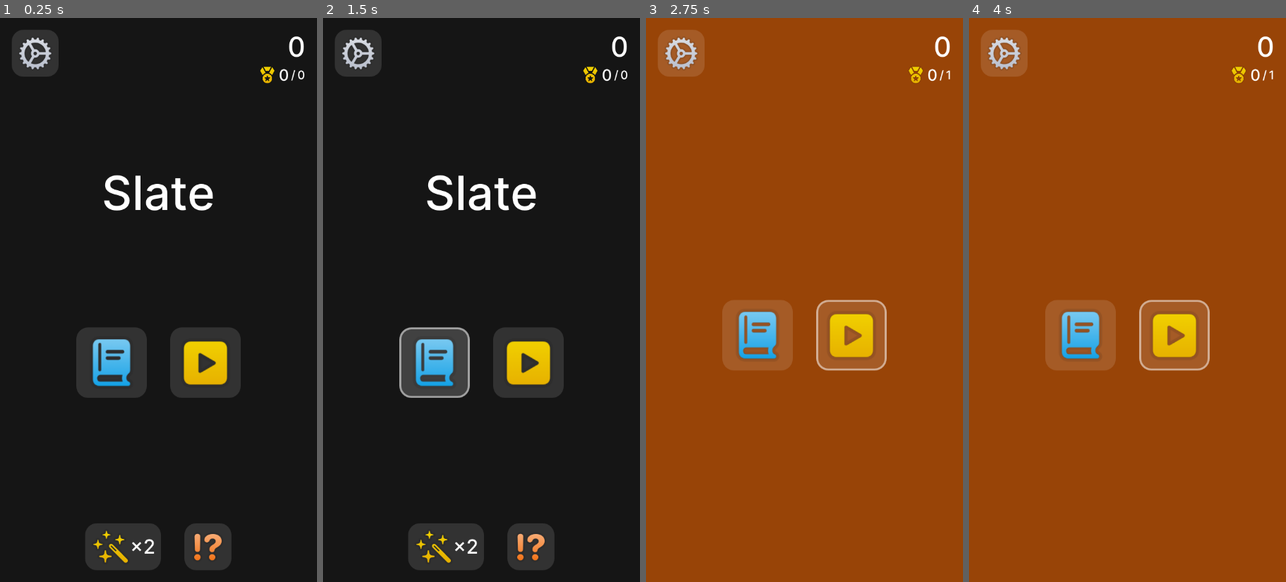
Above: before the commit, frames 1-4 (left to right).
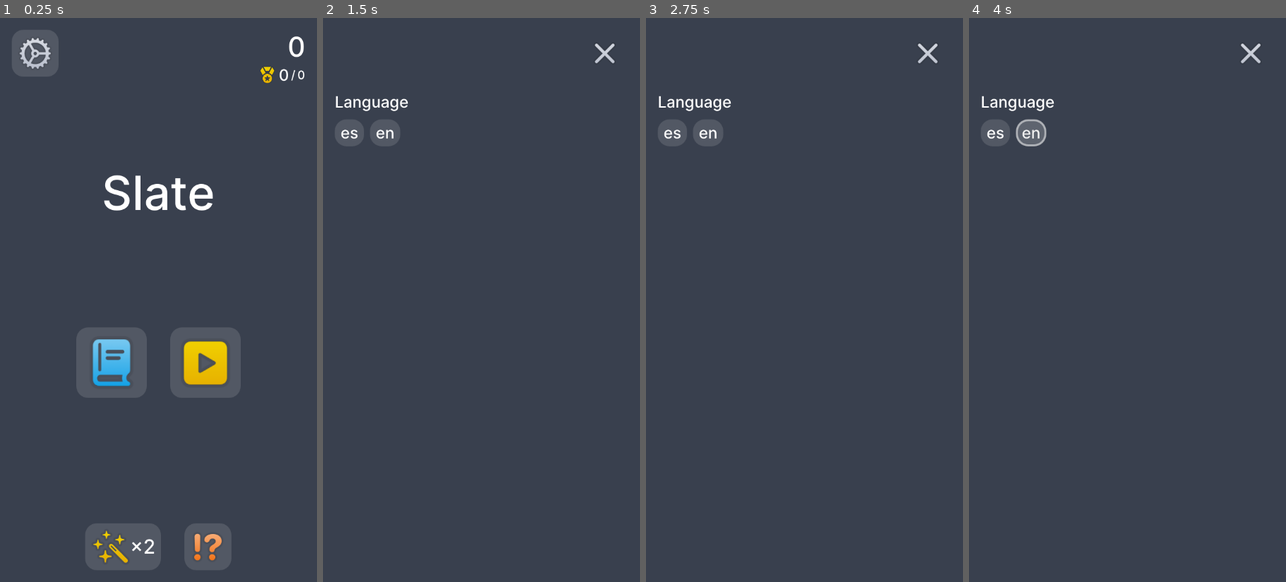
Above: after the commit, the same moments.

Repository: xtiandiaz/lexi
Game: Godot game, scene res://scenes/lexicon.tscn
Same seed, same stepped clock (60 frames per second), same inputs: the game is played once before the commit and once after it.
Inputs (mouse positions are in pixels of both pictures, inside the frame that each line leads up to):
- Up to frame 1 (0.25 s): no input
- Up to frame 2 (1.5 s): click (357, 51) at 0.5 s; click (433, 362) at 1.25 s
- Up to frame 3 (2.75 s): click (855, 548) at 2 s
- Up to frame 4 (4 s): click (994, 130) at 2.75 s, where only the run after the commit has a clickable "es"; click (1032, 130) at 3.5 s, where only the run after the commit has a clickable "en"

The runs differ from the first frame. In frame 1, 97% of the frame differs, in the area x 0-100%, y 0-100%; in frame 2, 98%; in frame 3, 100%; in frame 4, 100%.
Error before the commit: Attempt to call function 'get_as_text' in base 'null instance' on a null instance. (res://scripts/lexicon.gd:47)
Error after the commit: Attempt to call function 'get_as_text' in base 'null instance' on a null instance. (res://scripts/lexicon.gd:55)

Commit message:
implement settings menu. Reload content based on selection. Update a few textures. Add a few words

Diff:
--- a/godot/project.godot
+++ b/godot/project.godot
@@ -16,6 +16,10 @@
 boot_splash/bg_color=Color(0, 0, 0, 1)
 config/icon="res://icon.svg"
 
+[autoload]
+
+Settings="*res://scripts/settings.gd"
+
 [display]
 
 window/size/viewport_width=648
--- /dev/null
+++ b/godot/scenes/background.tscn
@@ -0,0 +1,32 @@
+[gd_scene load_steps=2 format=3 uid="uid://c7krtjsewabrh"]
+
+[ext_resource type="Script" path="res://scripts/background.gd" id="1_ojog1"]
+
+[node name="Background" type="Control" node_paths=PackedStringArray("colorground")]
+layout_mode = 3
+anchors_preset = 15
+anchor_right = 1.0
+anchor_bottom = 1.0
+grow_horizontal = 2
+grow_vertical = 2
+script = ExtResource("1_ojog1")
+colorground = NodePath("Colorground")
+
+[node name="Baseground" type="ColorRect" parent="."]
+layout_mode = 1
+anchors_preset = 15
+anchor_right = 1.0
+anchor_bottom = 1.0
+grow_horizontal = 2
+grow_vertical = 2
+color = Color(0, 0, 0, 1)
+
+[node name="Colorground" type="ColorRect" parent="."]
+modulate = Color(1, 1, 1, 0.752941)
+layout_mode = 1
+anchors_preset = 15
+anchor_right = 1.0
+anchor_bottom = 1.0
+grow_horizontal = 2
+grow_vertical = 2
+color = Color(0.230315, 0.230315, 0.230315, 1)
--- a/godot/scenes/lexicon.tscn
+++ b/godot/scenes/lexicon.tscn
@@ -1,6 +1,7 @@
-[gd_scene load_steps=11 format=3 uid="uid://c0bwr3euhbf77"]
+[gd_scene load_steps=12 format=3 uid="uid://c0bwr3euhbf77"]
 
 [ext_resource type="Script" path="res://scripts/lexicon.gd" id="1_v4rpg"]
+[ext_resource type="PackedScene" uid="uid://c7krtjsewabrh" path="res://scenes/background.tscn" id="2_ob0ql"]
 [ext_resource type="PackedScene" uid="uid://bg84q2jxnii7y" path="res://scenes/components/icon_button.tscn" id="2_yjf5n"]
 [ext_resource type="PackedScene" uid="uid://byfi7acfc7c6n" path="res://scenes/score_display.tscn" id="3_2bsh0"]
 [ext_resource type="PackedScene" uid="uid://ctat1cvxprv24" path="res://scenes/slate.tscn" id="4_rinb0"]
@@ -20,14 +21,7 @@
 clue_button = NodePath("Bottom Half Container/Footer/Clue Button")
 continue_button = NodePath("Bottom Half Container/Continuation Container/Continue Button")
 
-[node name="Background" type="ColorRect" parent="."]
-modulate = Color(1, 1, 1, 0.627451)
-anchors_preset = 15
-anchor_right = 1.0
-anchor_bottom = 1.0
-grow_horizontal = 2
-grow_vertical = 2
-color = Color(0.131379, 0.131379, 0.131379, 1)
+[node name="Background" parent="." instance=ExtResource("2_ob0ql")]
 
 [node name="Upper Half Container" type="VBoxContainer" parent="."]
 anchors_preset = -1
@@ -133,6 +127,7 @@
 [connection signal="word_skipped" from="." to="Upper Half Container/Header/Score Display" method="_on_lexicon_word_skipped"]
 [connection signal="word_skipped" from="." to="Upper Half Container/Slate" method="_on_lexicon_word_skipped"]
 [connection signal="word_started" from="." to="Upper Half Container/Slate" method="_on_lexicon_word_started"]
+[connection signal="pressed" from="Upper Half Container/Header/Settings Button" to="." method="_on_settings_button_pressed"]
 [connection signal="delete" from="Bottom Half Container/Keypad" to="." method="_on_keypad_delete"]
 [connection signal="input" from="Bottom Half Container/Keypad" to="." method="_on_keypad_input"]
 [connection signal="keyboard_input" from="Bottom Half Container/Keypad" to="." method="_on_keypad_keyboard_input"]
--- /dev/null
+++ b/godot/scenes/settings_menu.tscn
@@ -0,0 +1,52 @@
+[gd_scene load_steps=6 format=3 uid="uid://ywavkevvd73y"]
+
+[ext_resource type="Script" path="res://scripts/settings_menu.gd" id="1_lkjbx"]
+[ext_resource type="PackedScene" uid="uid://c7krtjsewabrh" path="res://scenes/background.tscn" id="2_v5sh2"]
+[ext_resource type="Theme" uid="uid://djtoa1kcsmph4" path="res://themes/general.tres" id="3_u88t4"]
+[ext_resource type="PackedScene" uid="uid://bg84q2jxnii7y" path="res://scenes/components/icon_button.tscn" id="4_20uir"]
+[ext_resource type="Texture2D" uid="uid://drwa6b3g3eh3d" path="res://icons/close.png" id="5_85bqu"]
+
+[node name="Settings Menu" type="CanvasLayer" node_paths=PackedStringArray("language_button_container")]
+script = ExtResource("1_lkjbx")
+language_button_container = NodePath("Main Container/Body/Language Selection/Language Button Container")
+
+[node name="Background" parent="." instance=ExtResource("2_v5sh2")]
+
+[node name="Main Container" type="VBoxContainer" parent="."]
+anchors_preset = 15
+anchor_right = 1.0
+anchor_bottom = 1.0
+offset_left = 24.0
+offset_top = 24.0
+offset_right = -24.0
+offset_bottom = -24.0
+grow_horizontal = 2
+grow_vertical = 2
+theme = ExtResource("3_u88t4")
+theme_override_constants/separation = 32
+
+[node name="Header" type="HBoxContainer" parent="Main Container"]
+layout_mode = 2
+alignment = 2
+
+[node name="Close Button" parent="Main Container/Header" instance=ExtResource("4_20uir")]
+layout_mode = 2
+icon = ExtResource("5_85bqu")
+
+[node name="Body" type="VBoxContainer" parent="Main Container"]
+layout_mode = 2
+theme_override_constants/separation = 24
+
+[node name="Language Selection" type="VBoxContainer" parent="Main Container/Body"]
+layout_mode = 2
+theme_override_constants/separation = 16
+
+[node name="Title" type="Label" parent="Main Container/Body/Language Selection"]
+layout_mode = 2
+text = "Language"
+
+[node name="Language Button Container" type="HBoxContainer" parent="Main Container/Body/Language Selection"]
+layout_mode = 2
+theme_override_constants/separation = 12
+
+[connection signal="pressed" from="Main Container/Header/Close Button" to="." method="_on_close_button_pressed"]
--- /dev/null
+++ b/godot/scripts/background.gd
@@ -0,0 +1,18 @@
+class_name Background extends Control
+
+
+@export var colorground: ColorRect
+
+
+var color: Color:
+	set(value): colorground.color = value
+
+
+# Called when the node enters the scene tree for the first time.
+func _ready() -> void:
+	color = Cosmetics.DARK_GRAY_COLOR
+
+
+# Called every frame. 'delta' is the elapsed time since the previous frame.
+func _process(delta: float) -> void:
+	pass
--- a/godot/scripts/lexicon.gd
+++ b/godot/scripts/lexicon.gd
@@ -8,13 +8,14 @@
 
 
 @export var keypad: Keypad
-@export var background: ColorRect
+@export var background: Background
 @export var continuation_container: Container
 @export var footer: Container
 @export var clue_button: Button
 @export var continue_button: Button
 
 
+var _current_language: String
 var _words: PackedStringArray
 var _current_word_index: int
 var _current_word: String
@@ -43,11 +44,20 @@
 
 # Called when the node enters the scene tree for the first time.
 func _ready() -> void:
-	var file = FileAccess.open("res://words/es.txt", FileAccess.READ)
+	_load_language_and_reset(Settings.language_selected)
+
+
+func _load_language_and_reset(language: String) -> void:
+	var file = FileAccess.open(
+		"res://words/{0}.txt".format([language]),
+		FileAccess.READ
+	)
 	var content = file.get_as_text()
+
+	_current_language = language
 	_words = content.split("\n")
-
 	_clue_count_available = 1
+
 	_reset()
 
 
@@ -124,7 +134,7 @@
 	_on_result_shown()
 
 
-func _show_solution() -> void:
+func _reveal_solution() -> void:
 	background.color = Cosmetics.ORANGE_COLOR
 
 	word_skipped.emit(_current_word, _current_word_synonyms)
@@ -138,10 +148,6 @@
 	footer.visible = false
 
 	continue_button.grab_focus()
-
-
-func _launch_definition() -> void:
-	OS.shell_open("https://dle.rae.es/{0}".format([_current_word.to_lower()]))
 
 
 func _letter_indices(letter: String, string: String) -> Array[int]:
@@ -173,8 +179,8 @@
 
 
 func _on_clueless_button_pressed() -> void:
-	word_skipped.emit(_current_word)
-	_show_solution()
+	word_skipped.emit(_current_word, _current_word_synonyms)
+	_reveal_solution()
 
 
 func _on_continue_button_pressed() -> void:
@@ -182,8 +188,8 @@
 
 
 func _on_define_button_pressed() -> void:
-	print("define ", _current_word)
-	_launch_definition()
+	print("Define: ", _current_word)
+	OS.shell_open("{0}/{1}".format([Settings.dictionary_url, _current_word.to_lower()]))
 
 
 func _on_clue_button_pressed() -> void:
@@ -225,3 +231,16 @@
 	var letter_to_restore = _input[last_index]
 	_input = _input.substr(0, last_index)
 	keypad.restore_letter_button(letter_to_restore.to_lower())
+
+
+func _on_settings_button_pressed() -> void:
+	var settings_menu = load("res://scenes/settings_menu.tscn").instantiate()
+	settings_menu.closed.connect(_on_settings_menu_closed)
+	add_child(settings_menu)
+
+
+func _on_settings_menu_closed() -> void:
+	if Settings.language_selected == _current_language:
+		return
+
+	_load_language_and_reset(Settings.language_selected)
--- /dev/null
+++ b/godot/scripts/settings.gd
@@ -0,0 +1,15 @@
+extends Node
+
+
+const LANGUAGES: Array[String] = ["es", "en"]
+
+
+@onready var language_selected: String = LANGUAGES[0]
+
+
+var dictionary_url: String:
+	get:
+		match language_selected:
+			"es": return "https://dle.rae.es"
+			"en": return "https://dictionary.cambridge.org/dictionary/english"
+			_: return ""
--- /dev/null
+++ b/godot/scripts/settings_menu.gd
@@ -0,0 +1,34 @@
+class_name SettingsMenu extends CanvasLayer
+
+
+signal closed()
+
+
+@export var language_button_container: Container
+
+
+# Called when the node enters the scene tree for the first time.
+func _ready() -> void:
+	for lang in Settings.LANGUAGES:
+		var button = Button.new()
+		button.text = lang
+		button.button_pressed = lang == Settings.language_selected
+		button.pressed.connect(_on_language_button_pressed.bind(lang))
+		language_button_container.add_child(button)
+
+
+# Called every frame. 'delta' is the elapsed time since the previous frame.
+func _process(delta: float) -> void:
+	pass
+
+
+## Signals
+
+
+func _on_language_button_pressed(language: String) -> void:
+	Settings.language_selected = language
+
+
+func _on_close_button_pressed() -> void:
+	closed.emit()
+	queue_free()
Binary file added: godot/icons/close.png
Not shown, added: godot/icons/close.png.import
Binary file changed: godot/icons/continue.png
Binary file changed: godot/icons/delete.png
Binary file changed: godot/icons/gear.png
Binary file changed: godot/icons/medal.png
Not shown, changed: words/es.txt
